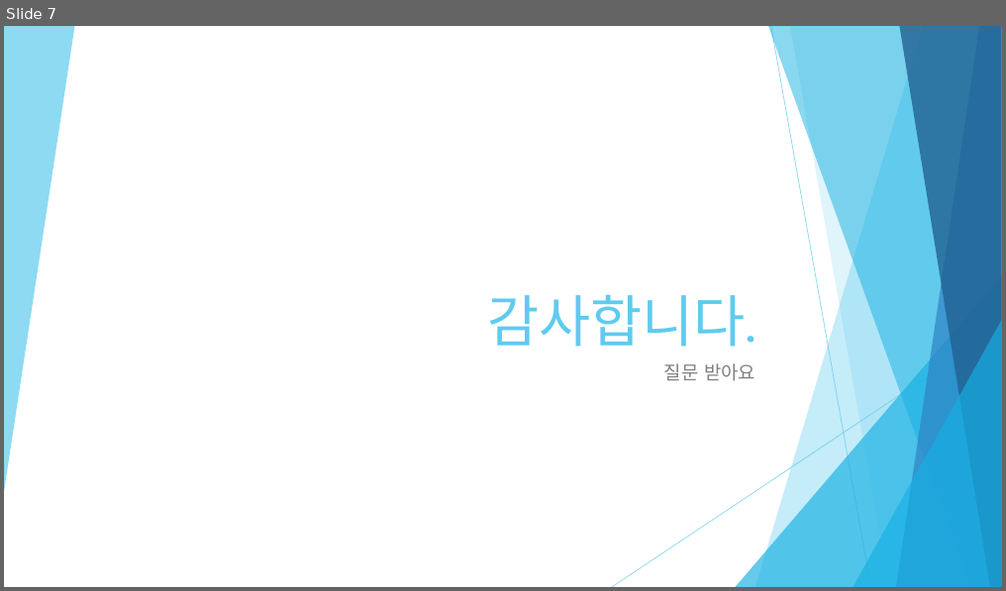
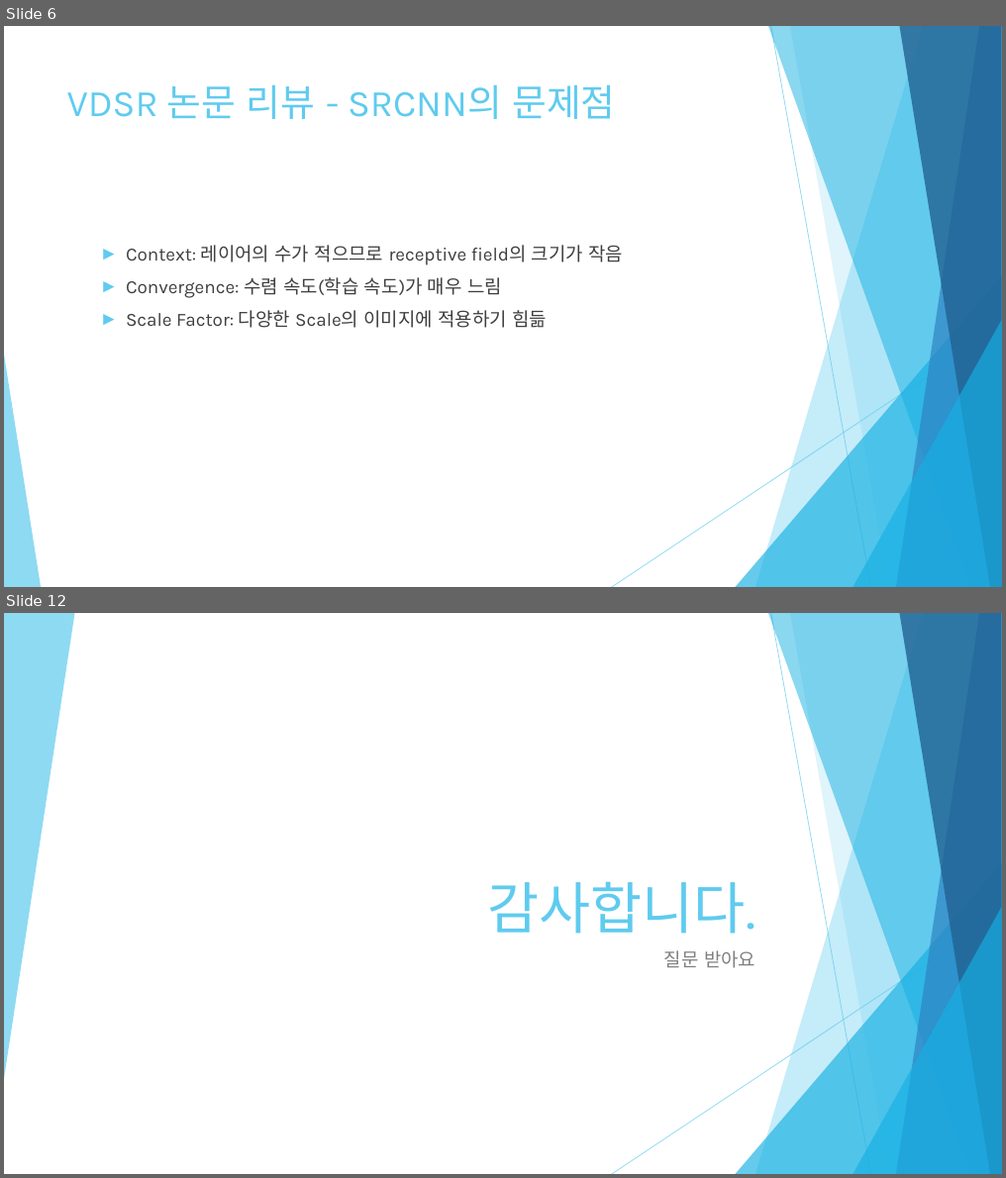
Before and after one commit to Refstop/Digital_Image_Process, a slide deck: term_project/report/DIP_Term_Project.pptx. Shown one above the other, each under a label of ours: slide 7 before the commit, slides 6 and 12 after it; the slides between them are not shown. The pictures are 1006x591 and 1006x1178 pixels, drawn with LibreOffice and Linux fonts; fonts in the diff are those of the drawing. Boxes give left, top, right and bottom in pixels: in the first picture for what was removed or moved away, otherwise in the second. Text is boxed around its words. In the diff, an @@ line names an element or a change of style, - is before the commit and + after.

```diff
--- a/term_project/report/DIP_Term_Project.pptx
+++ b/term_project/report/DIP_Term_Project.pptx
@@ slide 6 added at (4,26,1002,587), background #FFFFFF; not listed: 9 template elements that a slide beside it also shows @@
@@ title added at (67,85,615,119), 36 pt, text #5FCBEF @@
+VDSR 논문 리뷰 - SRCNN의 문제점
@@ text added at (126,245,623,328), 18 pt, text #3F3F3F @@
+► Context: 레이어의 수가 적으므로 receptive field의 크기가 작음
+► Convergence: 수렴 속도(학습 속도)가 매우 느림
+► Scale Factor: 다양한 Scale의 이미지에 적용하기 힘듦
@@ triangle added at (4,355,41,587), fill #5FCBEF at 70% opacity @@
@@ what was slide 7 is now slide 12 @@
```
Also in this commit, not shown: 2 slides changed, 8 other slides added, 4 slides removed, 19 other files.
